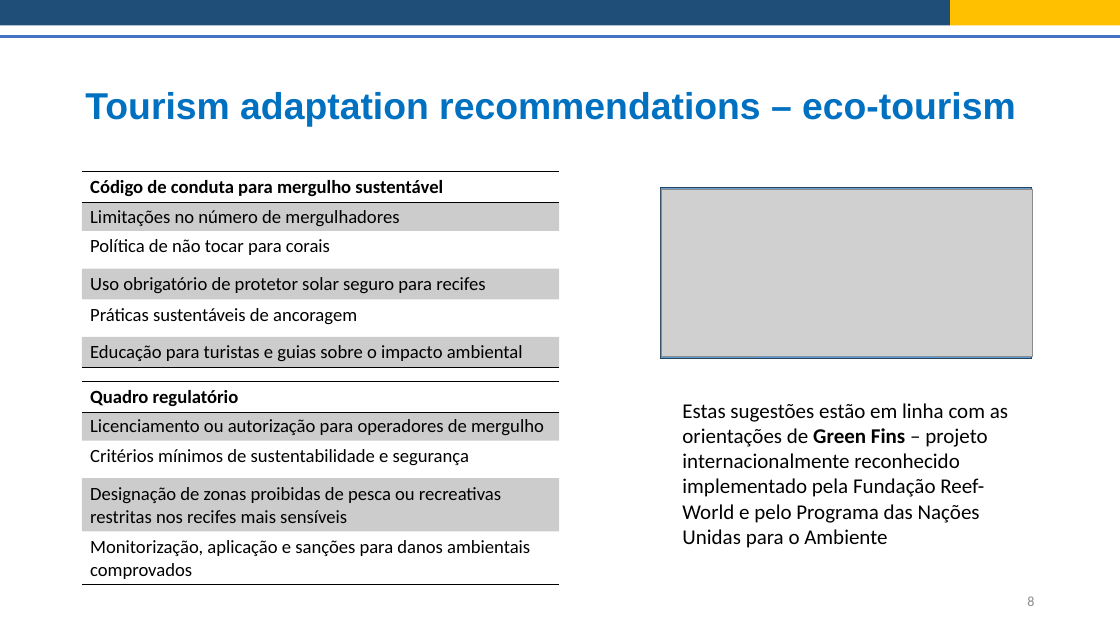
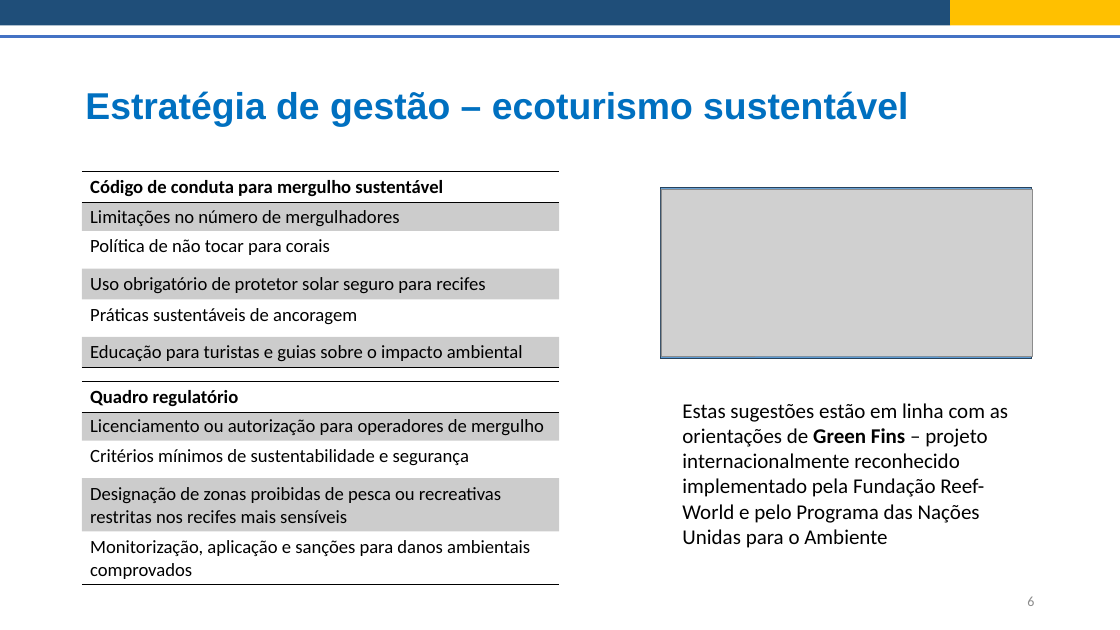
Before and after one commit to Risk-Team/trainings, a slide deck: slide 6 of STP/presentations/Session_2/Adaptation_recommendations_port.pptx (slide 8 before the commit). Drawn at 1120x630 pixels with LibreOffice and Linux fonts; fonts in the diff are those of the drawing; grey boxes stand for pictures. Boxes give left, top, right and bottom in pixels: in the first picture for what was removed or moved away, otherwise in the second. Text is boxed around its words. In the diff, an @@ line names an element or a change of style, - is before the commit and + after.

```diff
--- a/STP/presentations/Session_2/Adaptation_recommendations_port.pptx
+++ b/STP/presentations/Session_2/Adaptation_recommendations_port.pptx
@@ title at [85, 91, 908, 126]: text changed @@
-Tourism adaptation recommendations – eco-tourism
+Estratégia de gestão – ecoturismo sustentável
```
Also in this commit, not shown: 7 other slides changed, 3 slides added, 2 slides removed, 3 other files.
